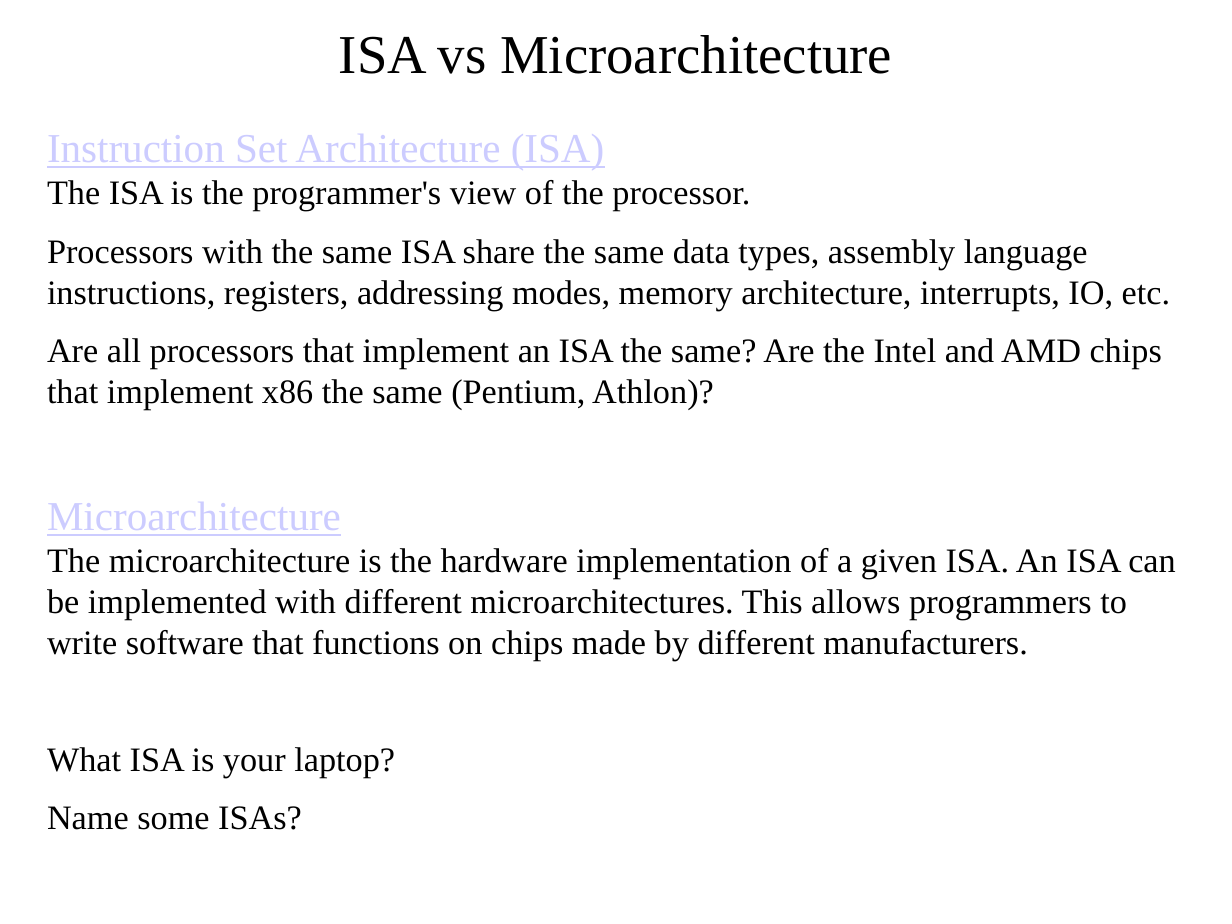
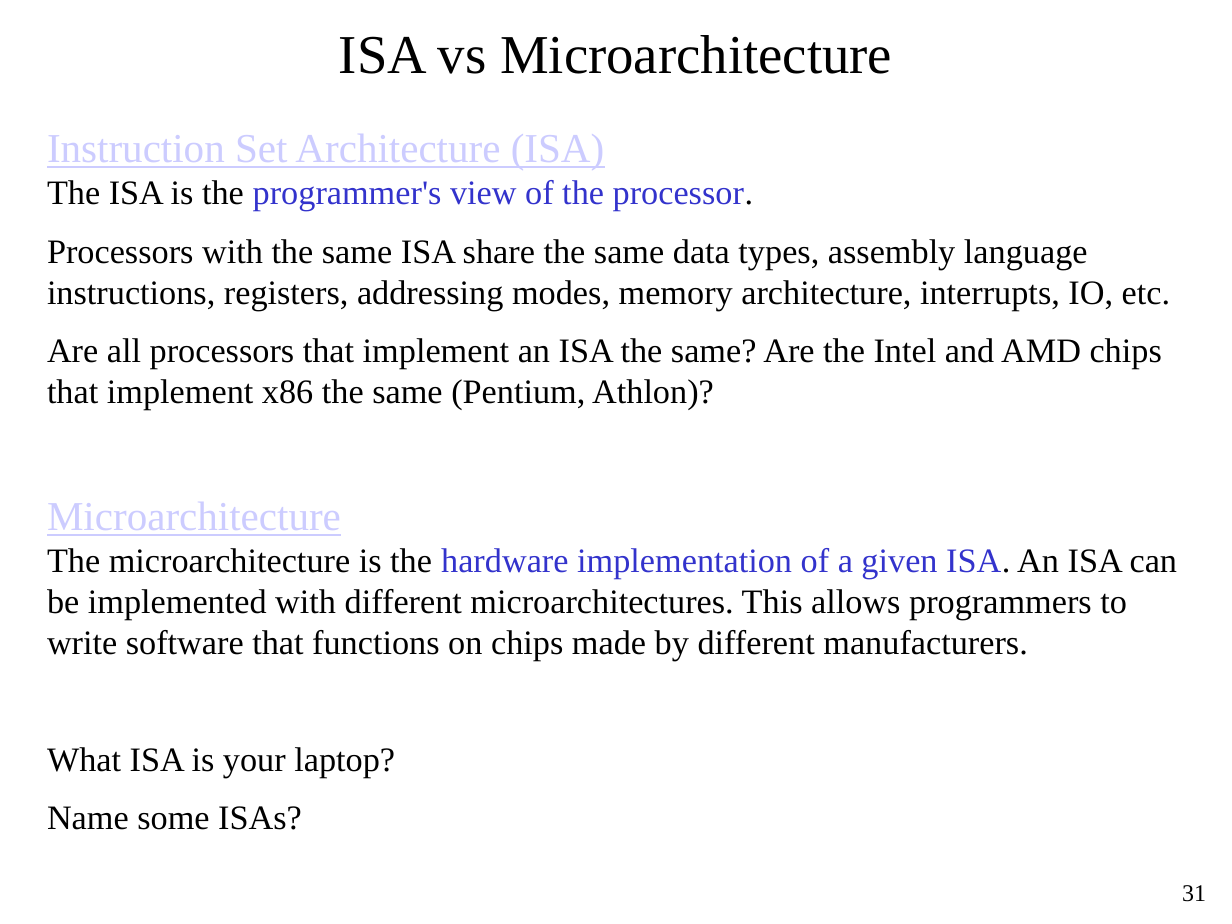
Before and after one commit to pw4rn3r/ECE382, a slide deck: slide 31 of notes/L1/Lsn1.pptx (slide 15 before the commit). Drawn at 1232x924 pixels with LibreOffice and Linux fonts; fonts in the diff are those of the drawing. Boxes give left, top, right and bottom in pixels: in the first picture for what was removed or moved away, otherwise in the second. Text is boxed around its words. In the diff, an @@ line names an element or a change of style, - is before the commit and + after.

```diff
--- a/notes/L1/Lsn1.pptx
+++ b/notes/L1/Lsn1.pptx
@@ text at bbox=[47, 134, 1177, 661]: text colour #000000 to #3333CC in "programmer's view of the processor.", "hardware implementation of a given ISA." @@
@@ page number added at bbox=[1182, 885, 1206, 902], 14 pt, text #000000 @@
+31
```
Also in this commit, not shown: 12 other slides changed, 22 slides added, 4 slides removed.
